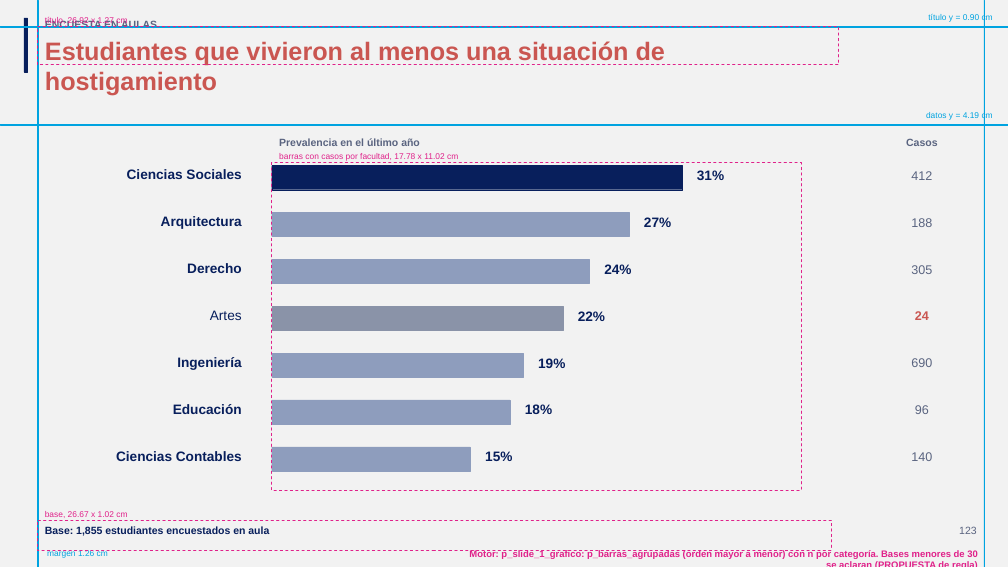
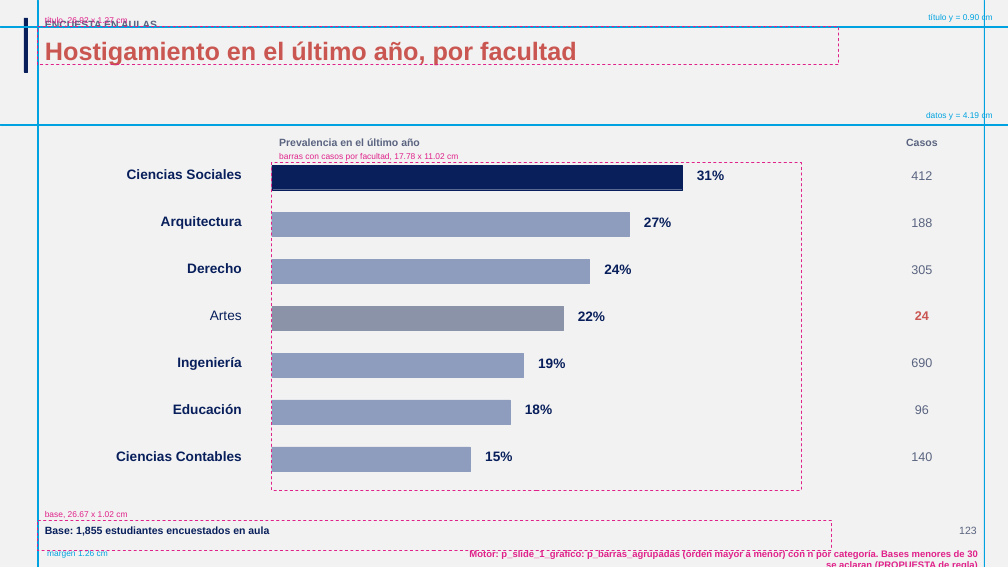
Before and after one commit to GonzaloAlmendariz/prosecnur-app, a slide deck: slide 123 of docs/qa/motor-ppt-2026-10-06/4-recetario/recetario-moderna-guias.pptx. Drawn at 1008x567 pixels with LibreOffice and Linux fonts; fonts in the diff are those of the drawing; background and template pictures are left out. Boxes give left, top, right and bottom in pixels: in the first picture for what was removed or moved away, otherwise in the second. Text is boxed around its words. In the diff, an @@ line names an element or a change of style, - is before the commit and + after.

```diff
--- a/docs/qa/motor-ppt-2026-10-06/4-recetario/recetario-moderna-guias.pptx
+++ b/docs/qa/motor-ppt-2026-10-06/4-recetario/recetario-moderna-guias.pptx
@@ title at (45, 41, 577, 66): text changed @@
-Estudiantes que vivieron al menos una situación de hostigamiento
+Hostigamiento en el último año, por facultad
```
Also in this commit, not shown: 2 other slides changed, 7 other files.
